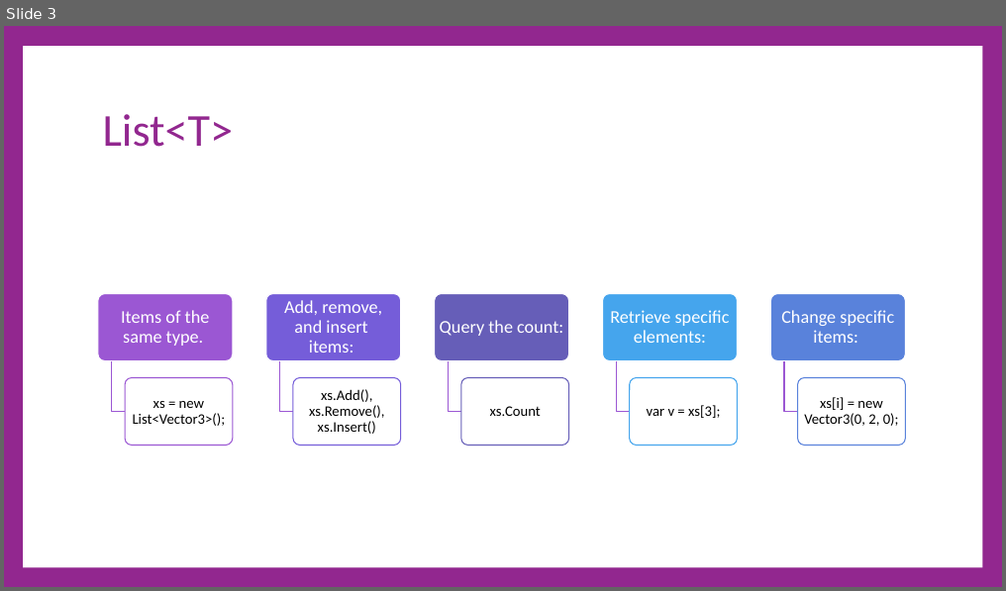
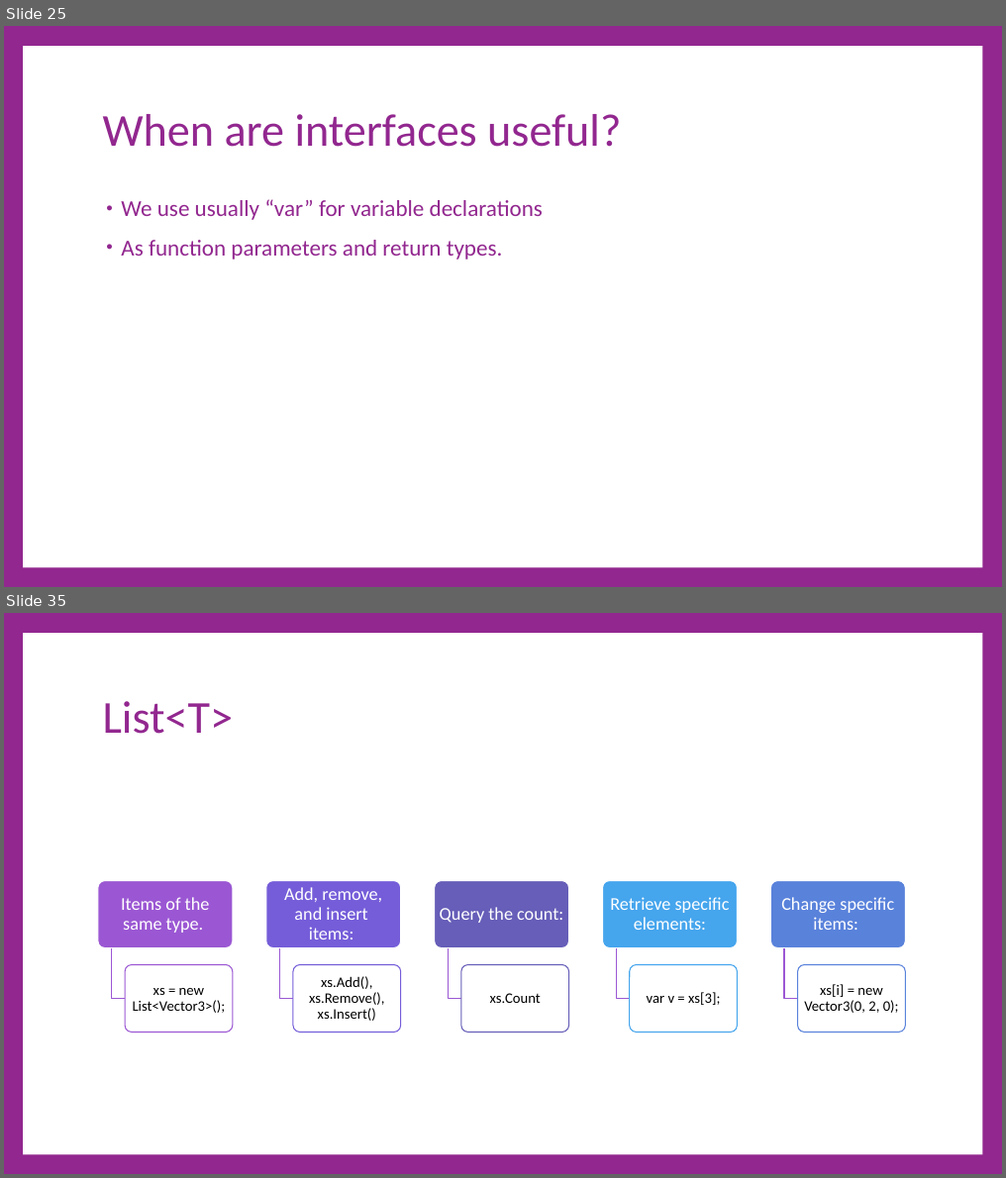
Before and after one commit to cdiggins/cs321, a slide deck: class-notes/cs321-winter-2023-lecture-5-collections.pptx. Shown one above the other, each under a label of ours: slide 3 before the commit, slides 25 and 35 after it; the slides between them are not shown. The pictures are 1006x591 and 1006x1178 pixels, drawn with LibreOffice and Linux fonts; fonts in the diff are those of the drawing. Boxes give left, top, right and bottom in pixels: in the first picture for what was removed or moved away, otherwise in the second. Text is boxed around its words. In the diff, an @@ line names an element or a change of style, - is before the commit and + after.

```diff
--- a/class-notes/cs321-winter-2023-lecture-5-collections.pptx
+++ b/class-notes/cs321-winter-2023-lecture-5-collections.pptx
@@ slide 25 added at [4,26,1002,587], background #92278F; not listed: 1 template element that a slide beside it also shows @@
@@ title added at [103,114,621,147], 66 pt, text #92278F @@
+When are interfaces useful?
@@ text added at [121,199,543,260], 33 pt, text #92278F @@
+• We use usually “var” for variable declarations
+• As function parameters and return types.
@@ what was slide 3 is now slide 35 @@
```
Also in this commit, not shown: 31 other slides added, 7 other files.
